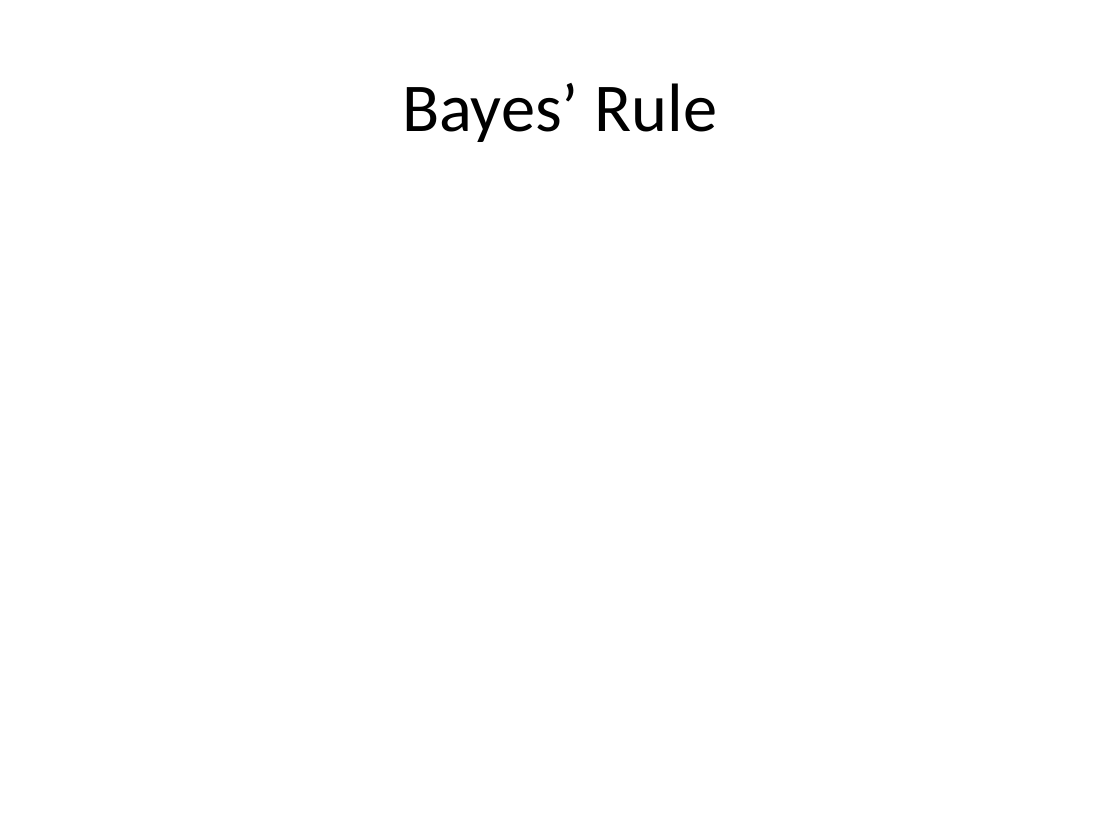
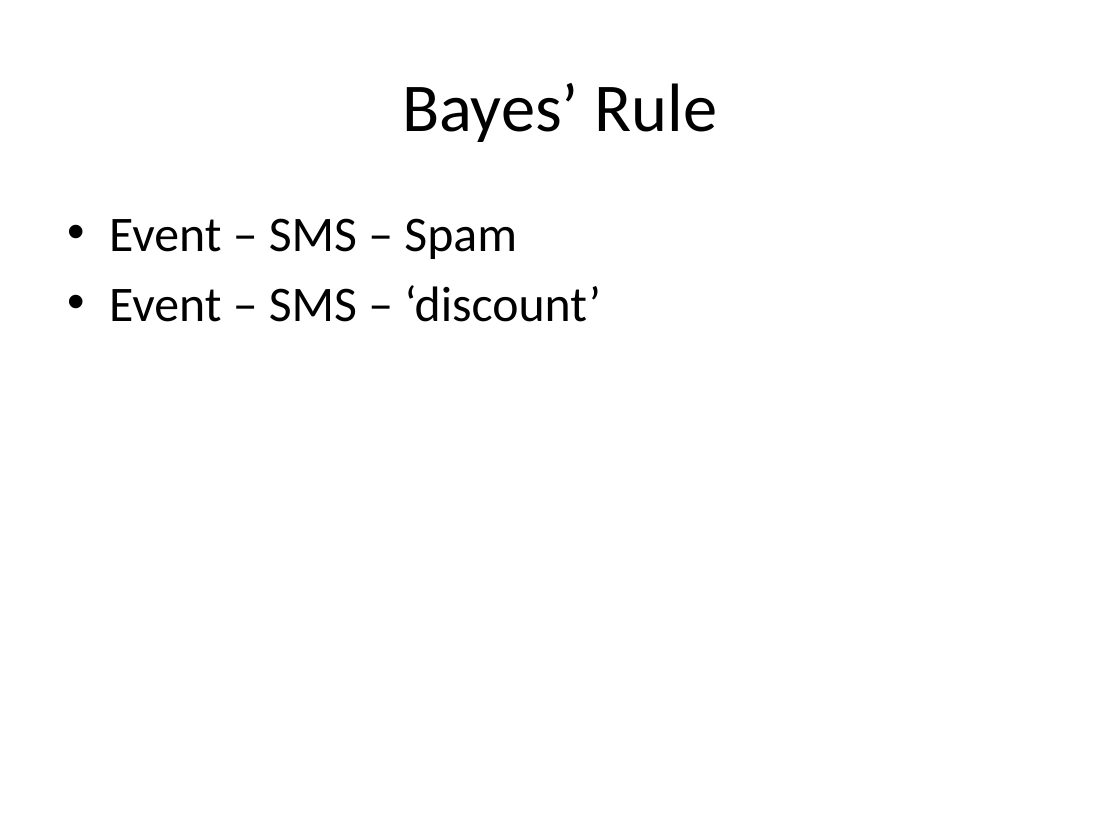
Before and after one commit to look4pritam/ArtificialIntelligence, a slide deck: slide 8 of MachineLearning/NaiveBayes/NaiveBayes.pptx (slide 7 before the commit). Drawn at 1120x840 pixels with LibreOffice and Linux fonts; fonts in the diff are those of the drawing. Boxes give left, top, right and bottom in pixels: in the first picture for what was removed or moved away, otherwise in the second. Text is boxed around its words. In the diff, an @@ line names an element or a change of style, - is before the commit and + after.

```diff
--- a/MachineLearning/NaiveBayes/NaiveBayes.pptx
+++ b/MachineLearning/NaiveBayes/NaiveBayes.pptx
@@ text added at (x1=109, y1=218, x2=601, y2=322), 32 pt, text #000000 @@
+• Event – SMS – Spam
+• Event – SMS – ‘discount’
```
Also in this commit, not shown: 1 other slide changed, 1 slide added.
